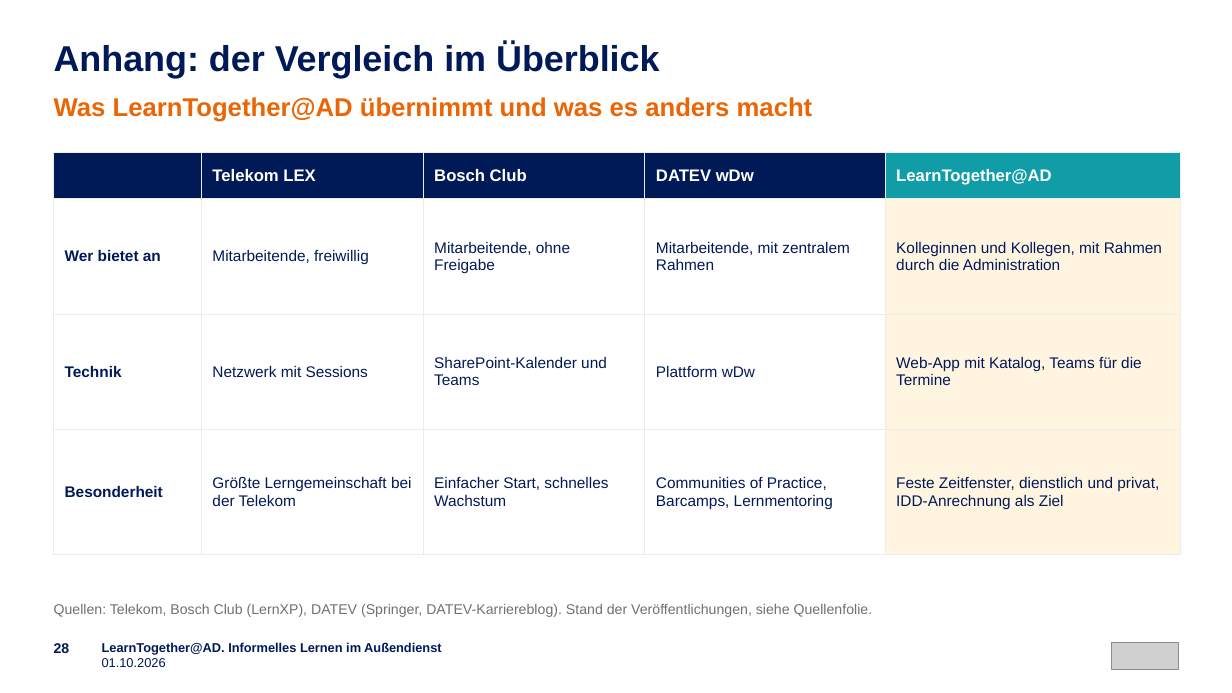
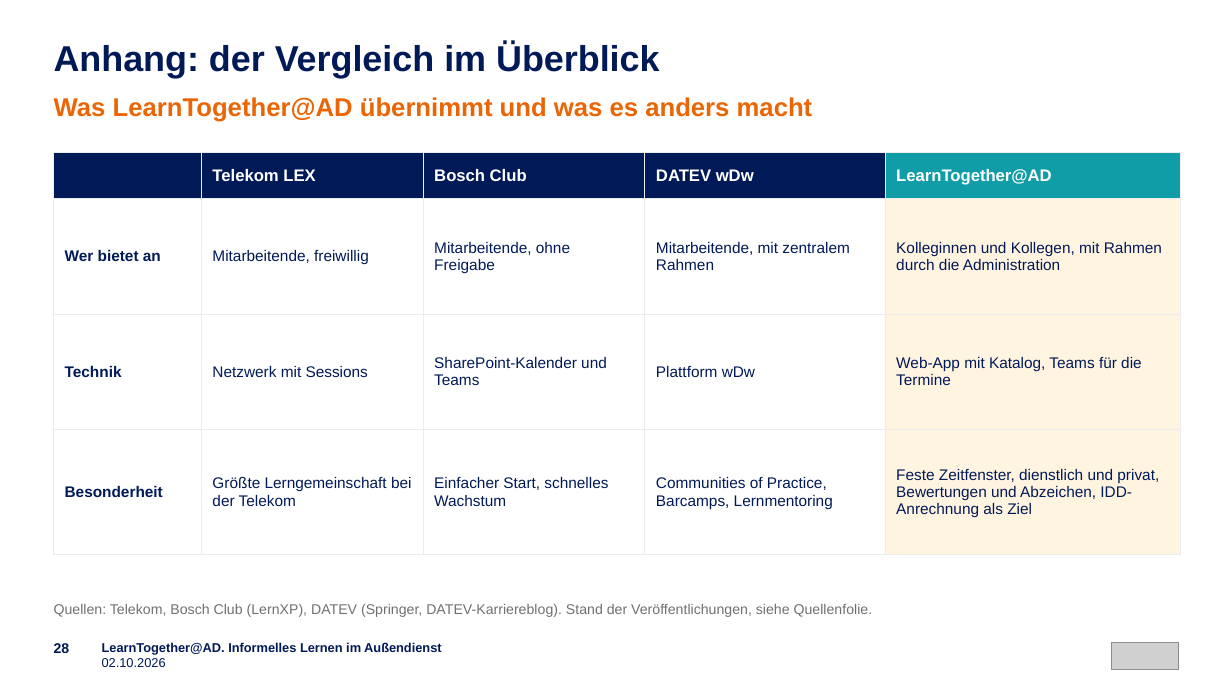
Before and after one commit to emplush/ruv_learntogether, a slide deck: slide 28 of docs/LearnTogether-AD_Praesentation.pptx. Drawn at 1232x693 pixels with LibreOffice and Linux fonts; fonts in the diff are those of the drawing; grey boxes stand for pictures. Boxes give left, top, right and bottom in pixels: in the first picture for what was removed or moved away, otherwise in the second. Text is boxed around its words. In the diff, an @@ line names an element or a change of style, - is before the commit and + after.

```diff
--- a/docs/LearnTogether-AD_Praesentation.pptx
+++ b/docs/LearnTogether-AD_Praesentation.pptx
@@ table at [54,152,1181,521] @@
-row 4, column 5: Feste Zeitfenster, dienstlich und privat, IDD-Anrechnung als Ziel
+row 4, column 5: Feste Zeitfenster, dienstlich und privat, Bewertungen und Abzeichen, IDD-Anrechnung als Ziel
@@ text at [102,658,166,667]: text changed @@
-01.10.2026
+02.10.2026
```
Also in this commit, not shown: 26 other slides changed.
